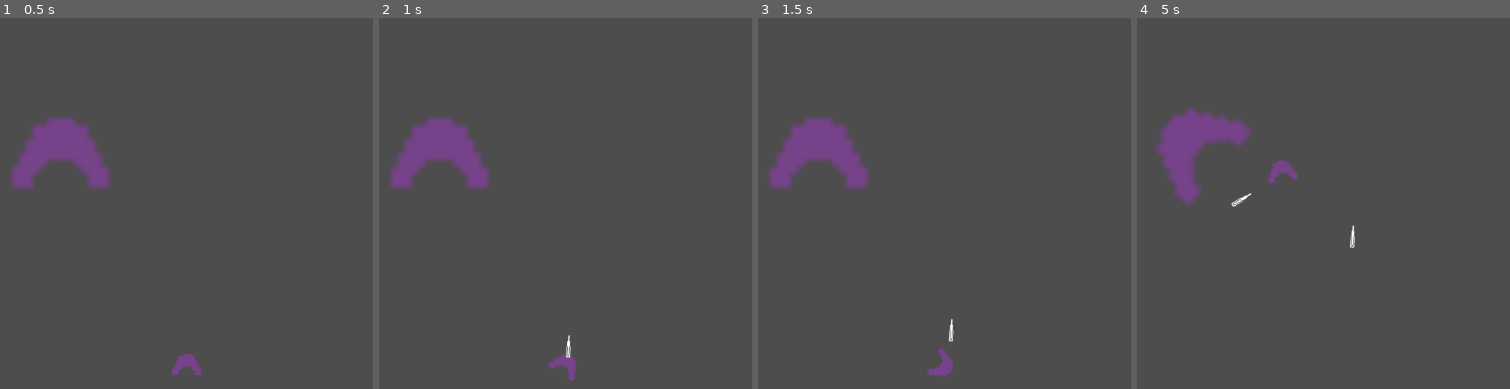
Above: before the commit, frames 1-4 (left to right).
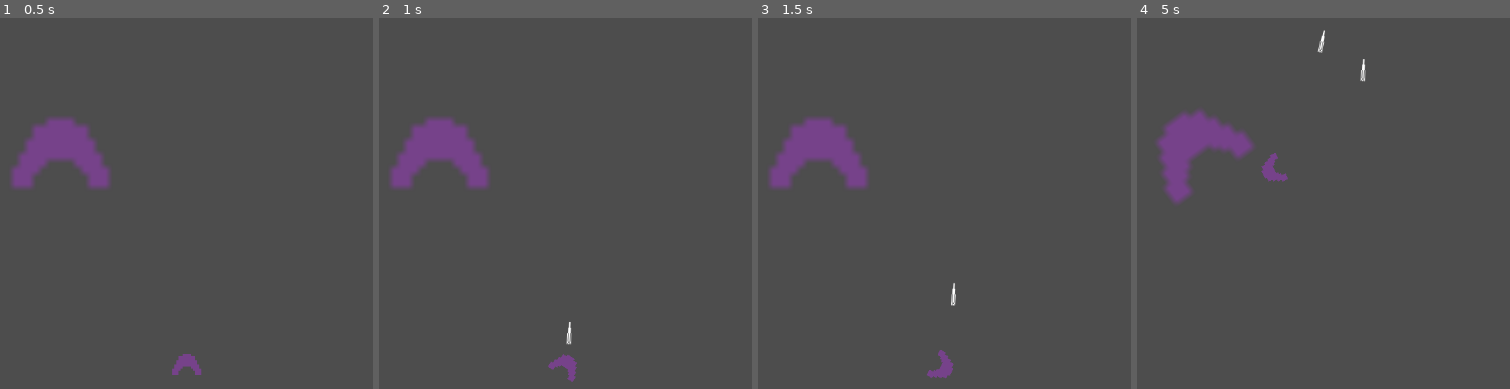
Above: after the commit, the same moments.

Repository: CookieUzen/spacetime
Game: Godot game, scene res://players/scenes/player.tscn
The game is run twice, just before and just after one commit, with the same random seed, the same clock (stepped at 60 frames per second) and the same inputs.
Inputs:
- Up to frame 1 (0.5 s): no input
- Up to frame 2 (1 s): tap Enter at 0.5 s; hold D (turn_right) from 0.53 s (still down); tap 2 (fire_weapon) at 0.6 s
- Up to frame 3 (1.5 s): tap Space (brake) at 1.25 s; release D (turn_right) at 1.28 s; hold S (back) from 1.28 s (still down); tap 2 (fire_weapon) at 1.35 s
- Up to frame 4 (5 s): release S (back) at 2.03 s; hold D (turn_right) 2.03-2.78 s; tap 2 (fire_weapon) every 0.75 s from 2.1 to 4.35 s; hold W (forward) 2.78-3.53 s; hold A (turn_left) from 3.53 s (still down)

Frame 1 is identical in both runs. In frame 2, 0.1% of the frame differs, in the area x 45-54%, y 81-99%; in frame 3, 0.2%; in frame 4, 1.8%, in the area x 5-62%, y 3-62%.

Commit message:
Tune railgun to feel better

Diff:
--- a/weapons/scenes/railgun.tscn
+++ b/weapons/scenes/railgun.tscn
@@ -6,7 +6,7 @@
 script = ExtResource("1_7bwii")
 
 [node name="CooldownTimer" type="Timer" parent="."]
-wait_time = 2.0
+wait_time = 1.5
 one_shot = true
 
 [node name="ChargeTimer" type="Timer" parent="."]
--- a/weapons/scripts/railgun.gd
+++ b/weapons/scripts/railgun.gd
@@ -40,6 +40,7 @@
 
 	# start the charge_timer
 	charge_timer.start()
+	cooldown_timer.start()
 
 	return true
 
@@ -62,7 +63,7 @@
 		return
 
 	# Calulate the force to apply
-	var percentage_charged = 1 - charge_timer.time_left / charge_timer.wait_time
+	var percentage_charged = get_charge_pct(charge_timer, 0.3, 8.0)
 	var muzzle_dir = muzzle.global_transform.y.normalized() * -1
 	var force = muzzle_dir * MAX_FORCE * percentage_charged
 
@@ -79,8 +80,20 @@
 	current_bolt = null
 
 	# Reset out timers
-	cooldown_timer.start()
 	charge_timer.stop()
+
+# 0 ≤ center ≤ 1  :  where you want the knee
+# steepness (k)   :  how sharp the knee feels
+func get_charge_pct(timer: Timer, center := 0.5, steepness := 10.0) -> float:
+	# Linear 0‒1 progress (what you had).
+	var t := 1.0 - timer.time_left / timer.wait_time	  # elapsed / wait_time
+
+	# Logistic sigmoid, centred at 0.5.
+	#	  f(t) = 1 / (1 + e^(-k (t-0.5)))
+	# 'steepness' k controls how “sharp” the knee is.
+	var s := 1.0 / (1.0 + exp(-steepness * (t - center)))
+
+	return clamp(s, 0.0, 1.0)
 
 func _ready() -> void:
 	ship = get_parent().get_node("Spaceship")	# marker -> RigidBody2D
